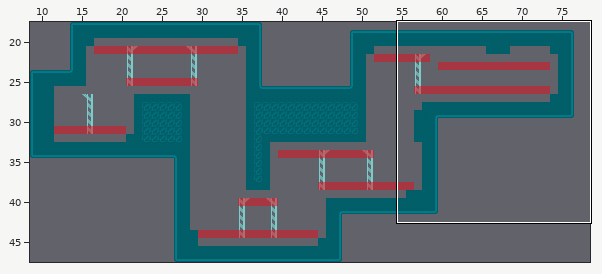
Tiled map (JSON) -- assets/jsons/levels/level3.json. Above, an overview of the earlier version with the close-up marked.
Close-up. As it was:
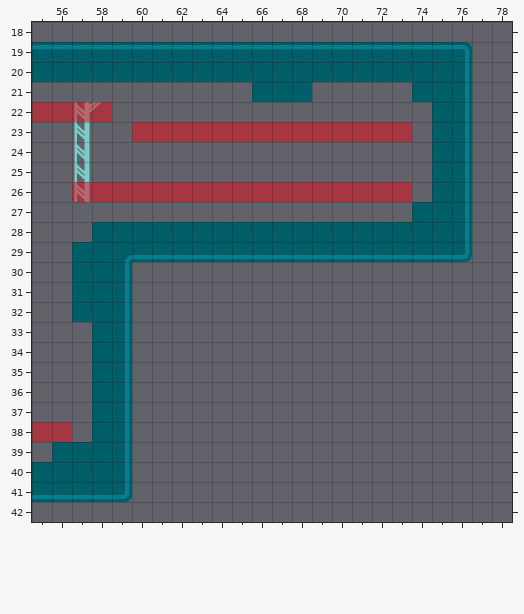
Cells are 64x64 px. Shown: x 55..78, y 18..42. The commit also changed other parts of the map, which this record leaves out. Not drawn, because the pictures are missing: unchanged layer "Terrain".
After:
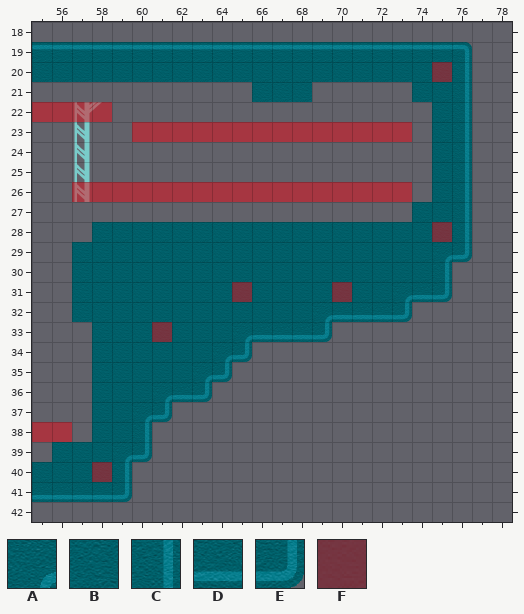
Key: from "backgroundTiles": A 3 "backgroundTiles", B 6 "backgroundTiles", C 7 "backgroundTiles", D 11 "backgroundTiles", E 12 "backgroundTiles"; from "board": F 2 "board_floor".
_ is an empty cell.
Tiles of an added or newly shown layer are drawn over the layers below it.
See-through tiles are keyed as they look on the map.
Diff:
Layer "Background":
Tile C gives way to tile A in row 39 at x 59.
Tile D gives way to tile A in row 29 at x 75.
The edit adds tile A in row 31 at x 73; in row 32 at x 69; in row 33 at x 65; in row 34 at x 64; in row 35 at x 63; in row 36 at x 61.
The edit adds tile A in row 37 at x 60.
Tile A gives way to tile B in row 29 at x 59.
Tile C gives way to tile B in rows 30 to 38 at x 59.
Tile D gives way to tile B in row 29 at x 60 to 74.
The edit adds tile B in row 30 at x 60 to 74; in row 31 at x 60 to 72; in row 32 at x 60 to 68; in row 33 at x 60 to 64; in row 34 at x 60 to 63; in row 35 at x 60 to 62.
The edit adds tile B in row 36 at x 60.
The edit adds tile C in row 30 at x 75; in row 38 at x 60.
The edit adds tile D in row 31 at x 74; in row 32 at x 70 to 72; in row 33 at x 66 to 68; in row 36 at x 62.
The edit adds tile E in row 31 at x 75; in row 32 at x 73; in row 33 at x 69; in row 34 at x 65; in row 35 at x 64; in row 36 at x 63.
The edit adds tile E in row 37 at x 61; in row 39 at x 60.
Layer "Corners" (added):
The edit adds tile F in row 20 at x 75; in row 28 at x 75; in row 31 at x 65 and 70; in row 33 at x 61; in row 40 at x 58.
Changed places in both close-ups, as pixel boxes (x1, y1, x2, y2):
added: (432, 62, 452, 82)
changed: (92, 222, 452, 482)
